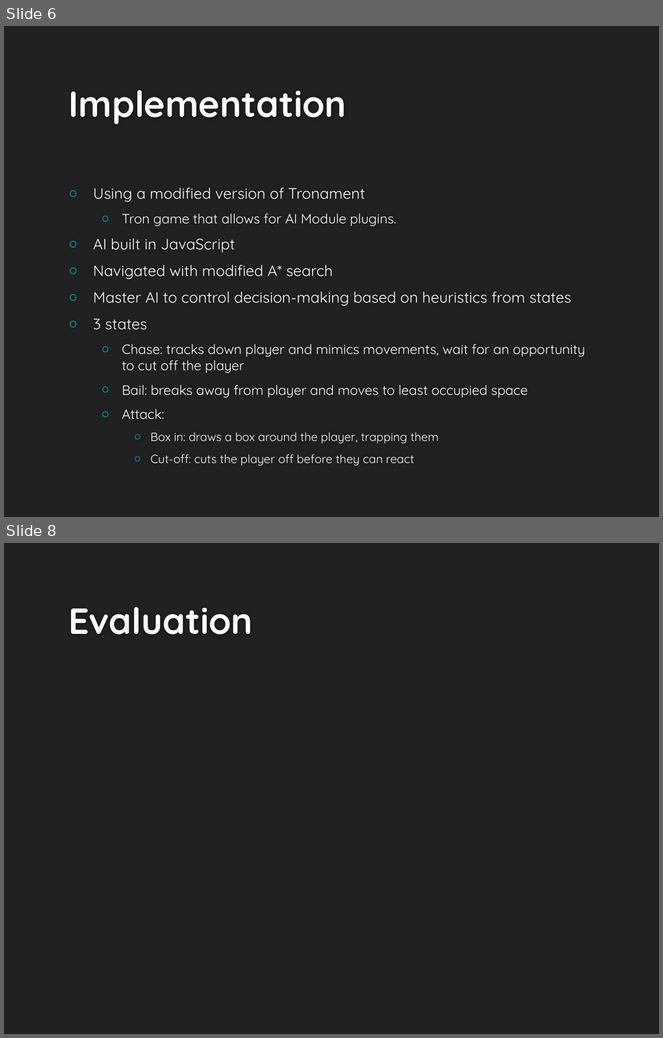
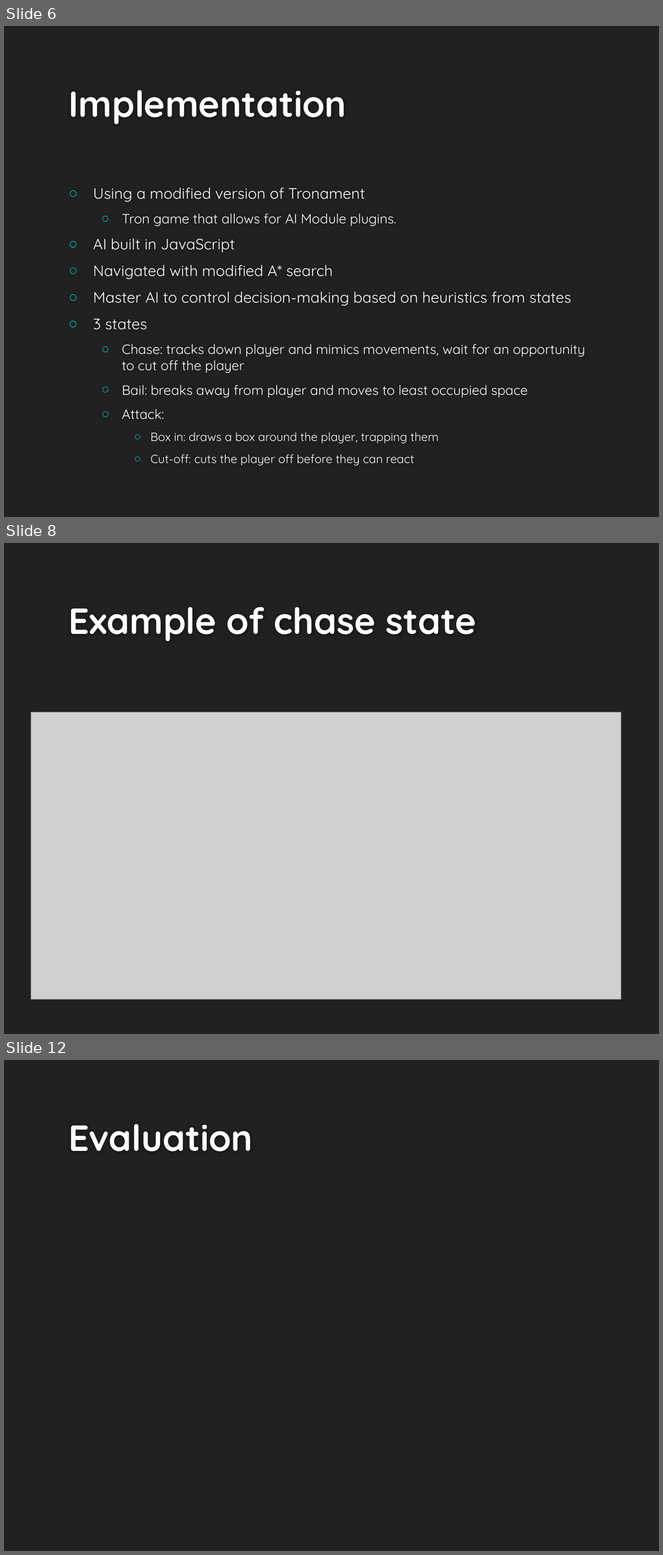
Before and after one commit to UWWAIProject/TronAI, a slide deck: Hammerhead Tron AI.pptx. Shown one above the other, each under a label of ours: slides 6 and 8 before the commit, slides 6, 8 and 12 after it; the slides between them are not shown. The pictures are 663x1038 and 663x1555 pixels, drawn with LibreOffice and Linux fonts; fonts in the diff are those of the drawing; grey boxes stand for pictures; background and template pictures are left out. Boxes give left, top, right and bottom in pixels: in the first picture for what was removed or moved away, otherwise in the second. Text is boxed around its words. In the diff, an @@ line names an element or a change of style, - is before the commit and + after.

```diff
--- a/Hammerhead Tron AI.pptx
+++ b/Hammerhead Tron AI.pptx
@@ slide 8 added at (x1=4, y1=543, x2=659, y2=1034), background #212121 @@
@@ title added at (x1=68, y1=607, x2=477, y2=641), 40 pt, text #FEFEFE, bold @@
+Example of chase state
@@ picture added at (x1=31, y1=712, x2=622, y2=999) @@
@@ what was slide 8 is now slide 12 @@
```
Also in this commit, not shown: 4 other slides added, 1 slide removed.
